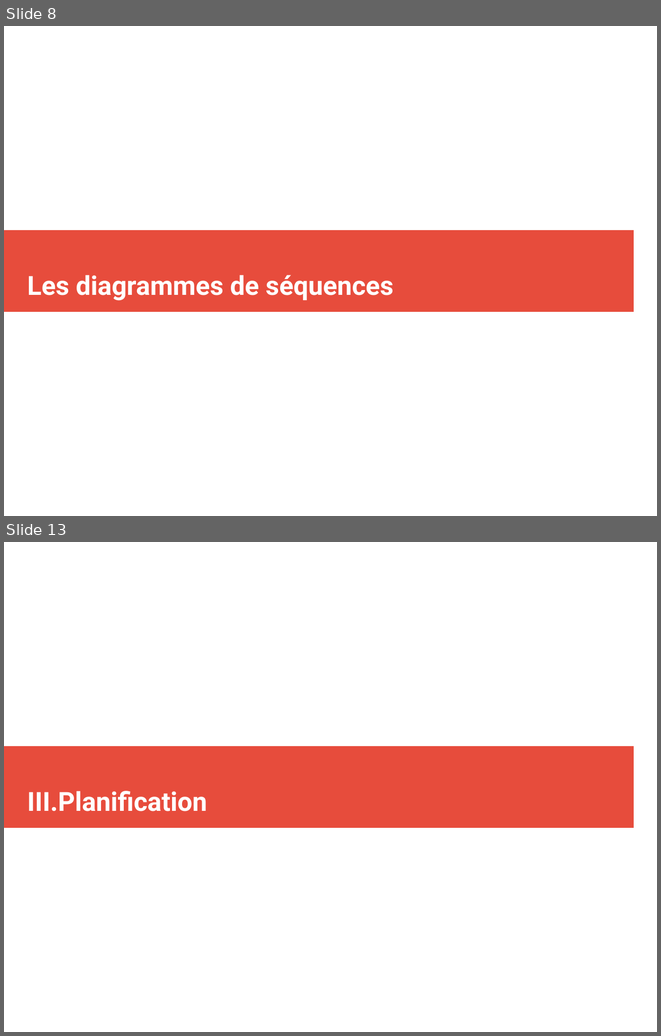
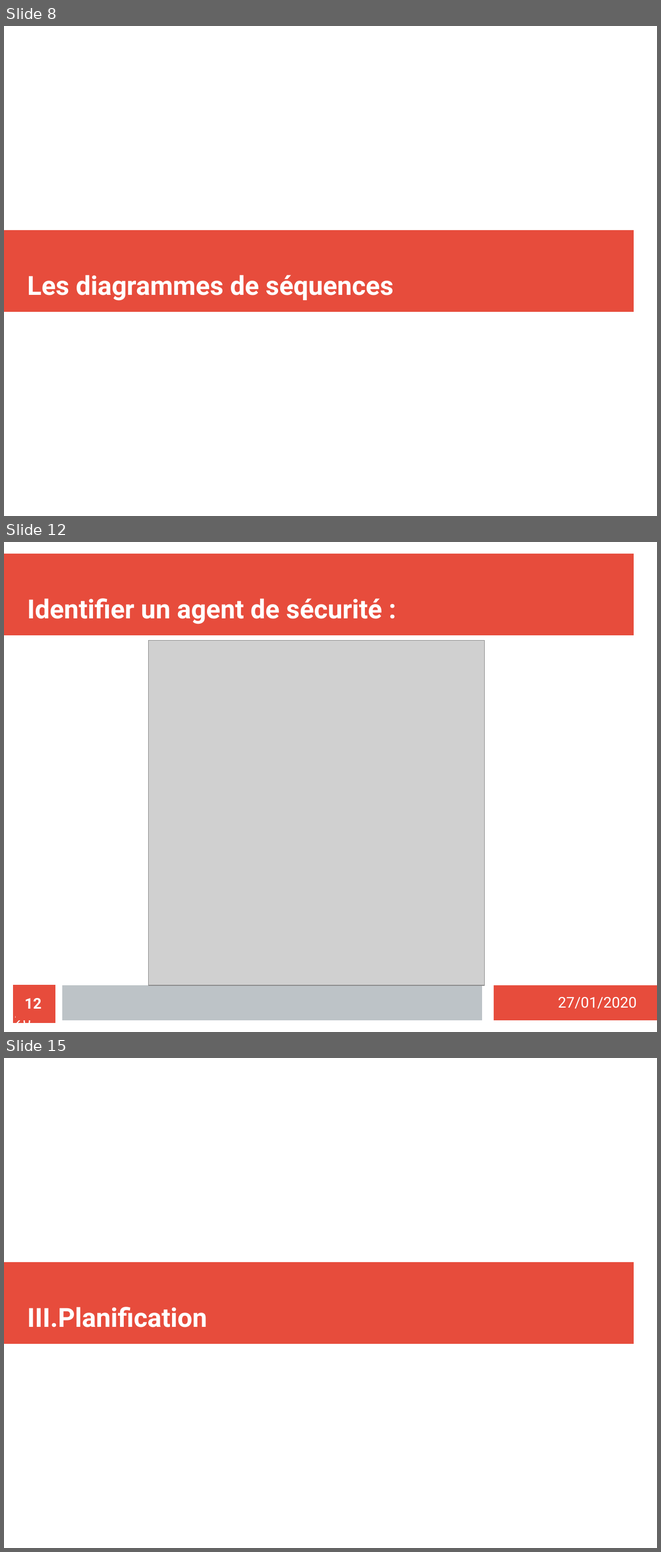
Before and after one commit to MezeretteBrice/Projet_Ronde, a slide deck: SOUTENANCE/Revue1/Revue1_HUREAU.odp. Shown one above the other, each under a label of ours: slides 8 and 13 before the commit, slides 8, 12 and 15 after it; the slides between them are not shown. The pictures are 661x1036 and 661x1552 pixels, drawn with LibreOffice and Linux fonts; fonts in the diff are those of the drawing; grey boxes stand for pictures. Boxes give left, top, right and bottom in pixels: in the first picture for what was removed or moved away, otherwise in the second. Text is boxed around its words. In the diff, an @@ line names an element or a change of style, - is before the commit and + after.

```diff
--- a/SOUTENANCE/Revue1/Revue1_HUREAU.odp
+++ b/SOUTENANCE/Revue1/Revue1_HUREAU.odp
@@ slide 12 added at [4,542,657,1032], background #FFFFFF @@
@@ rectangle added at [4,554,634,636], fill #E74C3C @@
@@ title added at [27,598,382,624], 32 pt, text #FFFFFF, bold @@
+Identifier un agent de sécurité :
@@ picture added at [149,641,485,985] @@
@@ rectangle added at [14,985,55,1023], fill #E74C3C, outline #E74C3C 0 pt @@
@@ rectangle added at [62,985,482,1020], fill #BDC3C7 @@
@@ rectangle added at [494,985,657,1020], fill #E74C3C @@
@@ page number added at [15,998,42,1029], 18 pt, text #FFFFFF @@
+12 / 20
@@ page number added at [15,998,31,1008], 18 pt, text #FFFFFF, bold @@
+12
@@ text added at [28,998,51,1008], 18 pt, text #FFFFFF @@
+/20
@@ text added at [558,997,637,1008], 18 pt, text #FFFFFF @@
+27/01/2020
@@ what was slide 13 is now slide 15 @@
```
Also in this commit, not shown: 12 slides changed, 1 other slide added, 1 other file.
